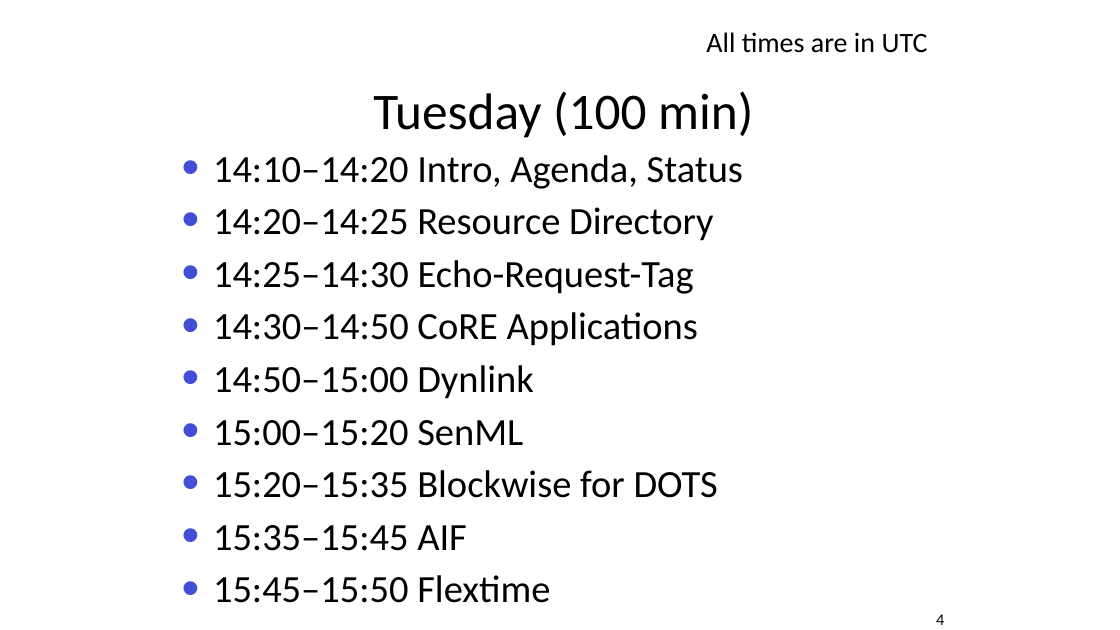
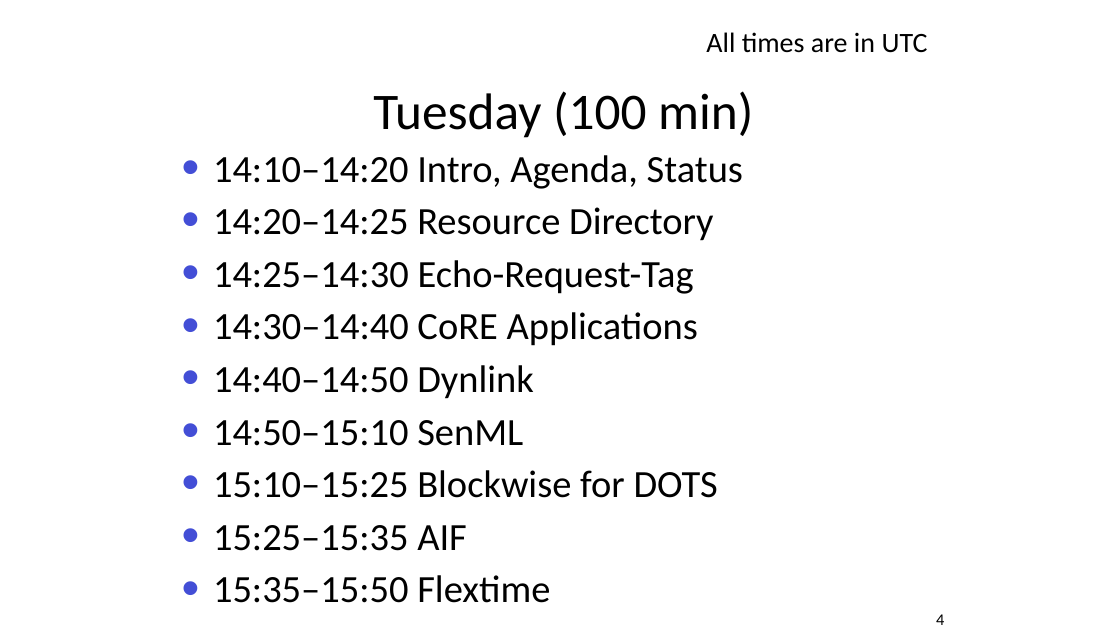
Before and after one commit to core-wg/wg-materials, a slide deck: slide 4 of ietf108/slides/ietf108-core.pptx. Drawn at 1120x630 pixels with LibreOffice and Linux fonts; fonts in the diff are those of the drawing. Boxes give left, top, right and bottom in pixels: in the first picture for what was removed or moved away, otherwise in the second. Text is boxed around its words. In the diff, an @@ line names an element or a change of style, - is before the commit and + after.

Commit message:
Added consolidated slides v2

```diff
--- a/ietf108/slides/ietf108-core.pptx
+++ b/ietf108/slides/ietf108-core.pptx
@@ text at [213, 312, 718, 603]: text changed @@
-• 14:30–14:50 CoRE Applications
-• 14:50–15:00 Dynlink
-• 15:00–15:20 SenML
-• 15:20–15:35 Blockwise for DOTS
-• 15:35–15:45 AIF
-• 15:45–15:50 Flextime
+• 14:30–14:40 CoRE Applications
+• 14:40–14:50 Dynlink
+• 14:50–15:10 SenML
+• 15:10–15:25 Blockwise for DOTS
+• 15:25–15:35 AIF
+• 15:35–15:50 Flextime
```
Also in this commit, not shown: 2 other files.
